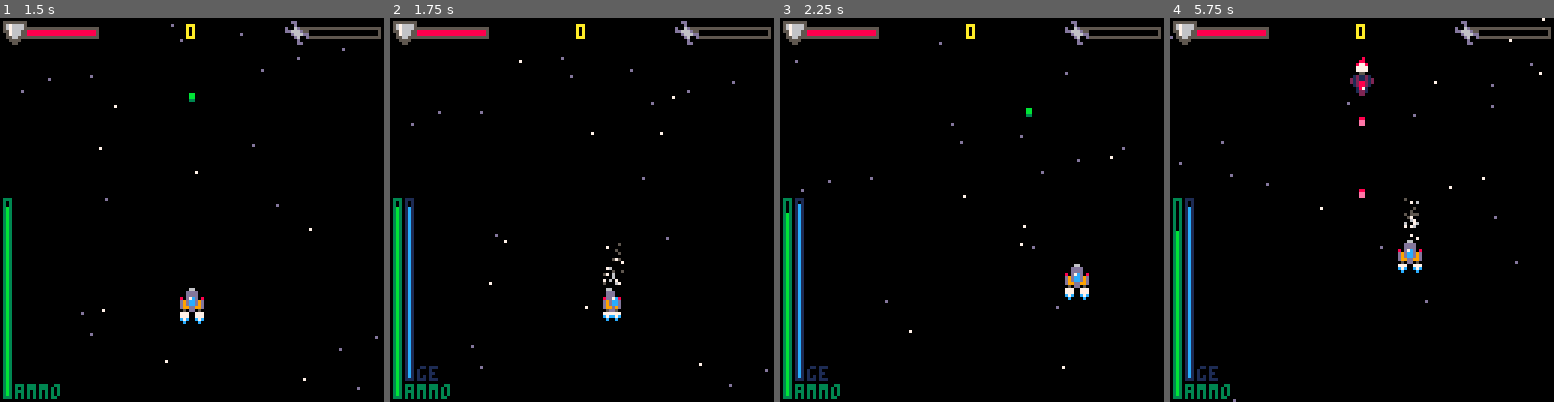
Above: before the commit, frames 1-4 (left to right).
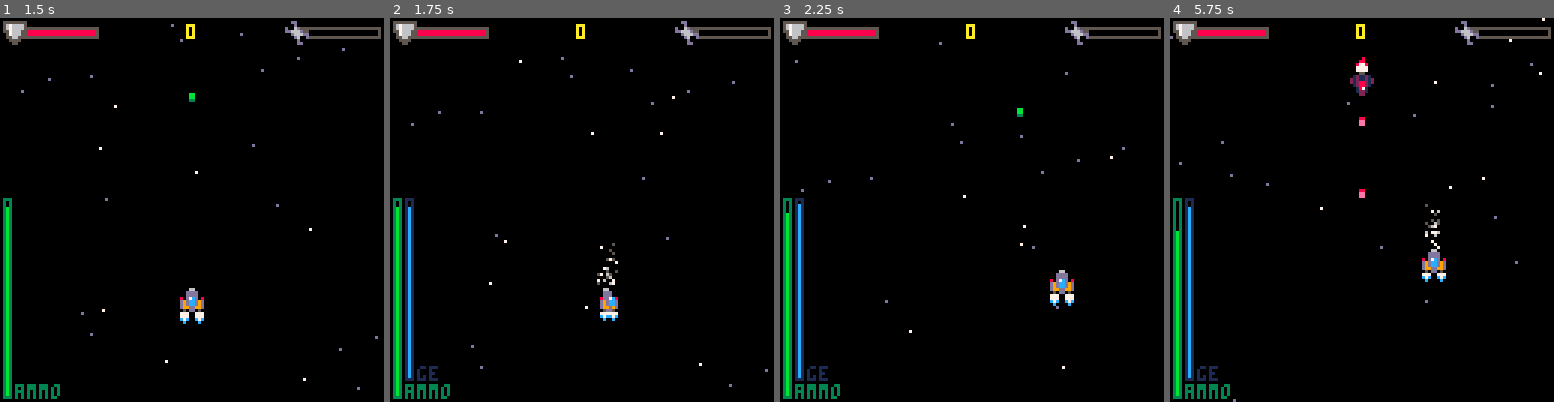
Above: after the commit, the same moments.

Repository: Sreaz0ne/the-recycler-p8
Game: PICO-8 cartridge the_recycler.p8
Two runs of this game, one before a commit and one after it. Both use one fixed random seed, a clock stepped at 60 frames per second and the inputs below.
Inputs:
- Up to frame 1 (1.5 s): tap X (X key) at 0.33, 1.07 s; tap O (Z key) at 0.7 s
- Up to frame 2 (1.75 s): hold Right from 1.6 s (still down); tap O (Z key) at 1.7 s
- Up to frame 3 (2.25 s): tap X (X key) at 1.85 s; release Right at 2.1 s; tap O (Z key) at 2.1 s; hold Up from 2.15 s (still down)
- Up to frame 4 (5.75 s): release Up at 2.42 s; hold Right 2.47-3.03 s; tap O (Z key) every 0.4 s from 2.5 to 5.7 s; tap X (X key) at 2.97, 4.08, 5.2 s; hold Left 3.08-3.58 s; hold Down 3.63-3.97 s; hold Right 4.02-4.68 s; hold Up 4.73-5.03 s; hold Left 5.08-5.68 s; hold Down from 5.73 s (still down)

Frame 1 is identical in both runs. In frame 2, 0.5% of the frame differs, in the area x 53-61%, y 58-79%; in frame 3, 0.7%; in frame 4, 1.0%, in the area x 59-72%, y 46-69%.

Commit message:
Decrease player speed

Diff:
--- a/the_recycler.p8
+++ b/the_recycler.p8
@@ -1,5 +1,5 @@
 pico-8 cartridge // http://www.pico-8.com
-version 36
+version 38
 __lua__
 --main
 function _init()
@@ -234,7 +234,7 @@
 		stype="p",
 		x=60,
 		y=90,
-		speed=1.2,
+		speed=1,
 		hp=3,
 		hpmax=3,
 		box={x1=2,x2=5,y1=1,y2=6},
